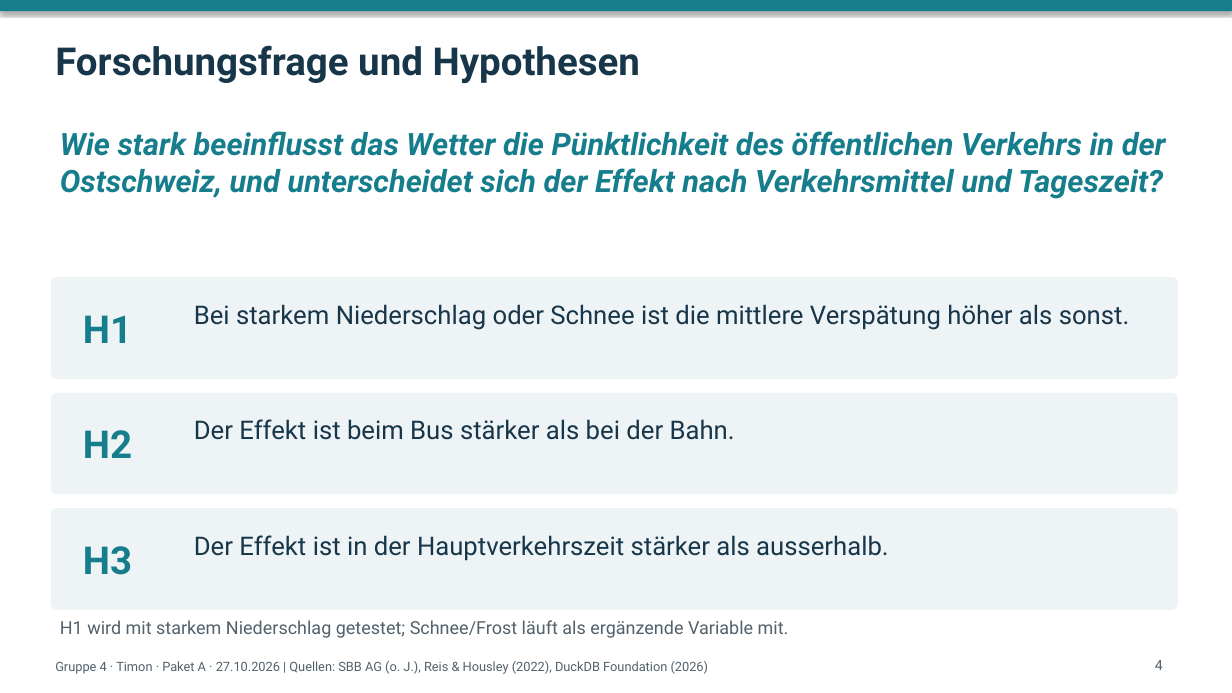
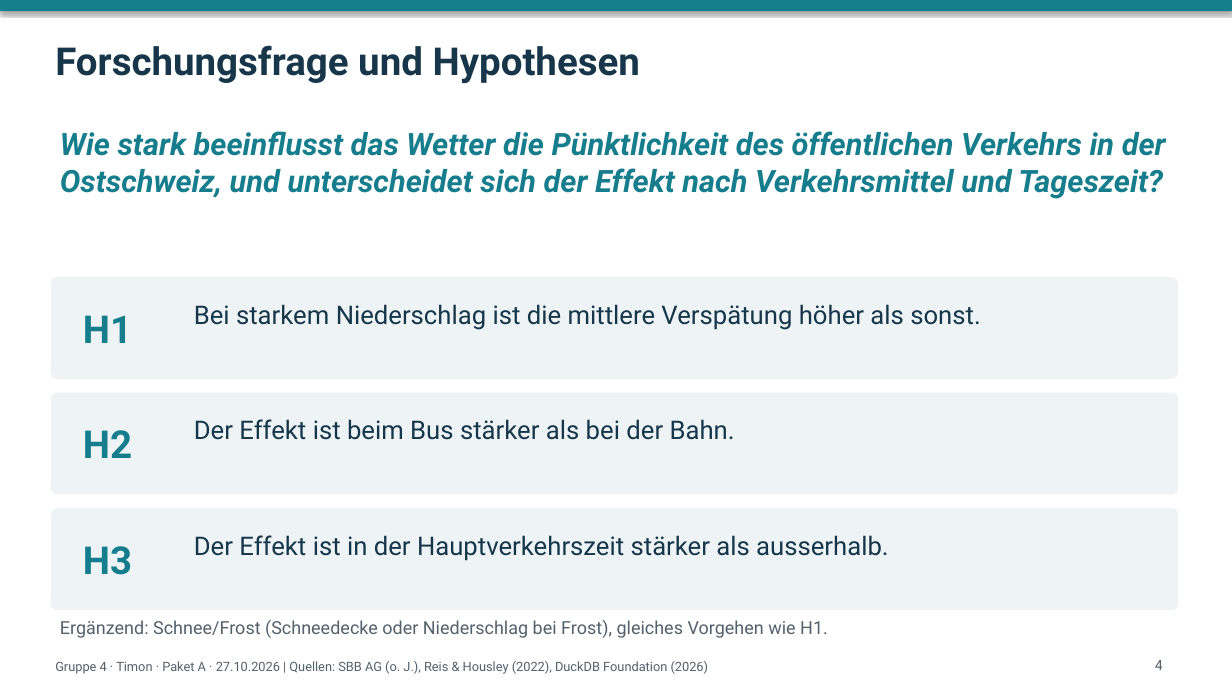
Before and after one commit to zeitmann/oev-wetter, a slide deck: slide 4 of docs/präsentation/folien_paket_a.pptx. Drawn at 1232x693 pixels with LibreOffice and Linux fonts; fonts in the diff are those of the drawing. Boxes give left, top, right and bottom in pixels: in the first picture for what was removed or moved away, otherwise in the second. Text is boxed around its words. In the diff, an @@ line names an element or a change of style, - is before the commit and + after.

Commit message:
Paket A: H1 auf starken Niederschlag präzisiert, Folien neu erzeugt

```diff
--- a/docs/präsentation/folien_paket_a.pptx
+++ b/docs/präsentation/folien_paket_a.pptx
@@ text at (x1=194, y1=304, x2=981, y2=330): text changed @@
-Bei starkem Niederschlag oder Schnee ist die mittlere Verspätung höher als sonst.
+Bei starkem Niederschlag ist die mittlere Verspätung höher als sonst.
@@ text at (x1=60, y1=620, x2=828, y2=638): text changed @@
-H1 wird mit starkem Niederschlag getestet; Schnee/Frost läuft als ergänzende Variable mit.
+Ergänzend: Schnee/Frost (Schneedecke oder Niederschlag bei Frost), gleiches Vorgehen wie H1.
```
Also in this commit, not shown: 6 other files.
